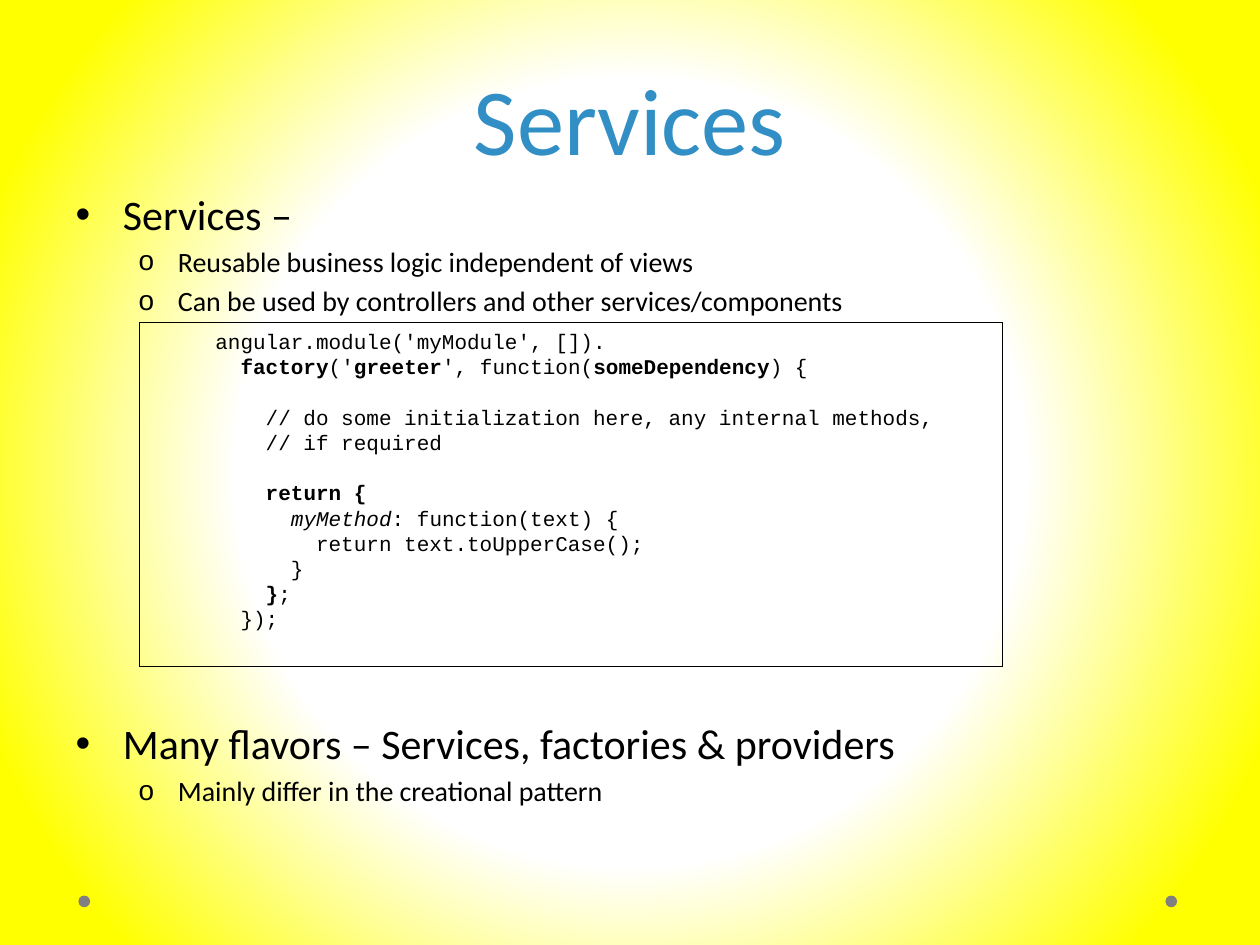
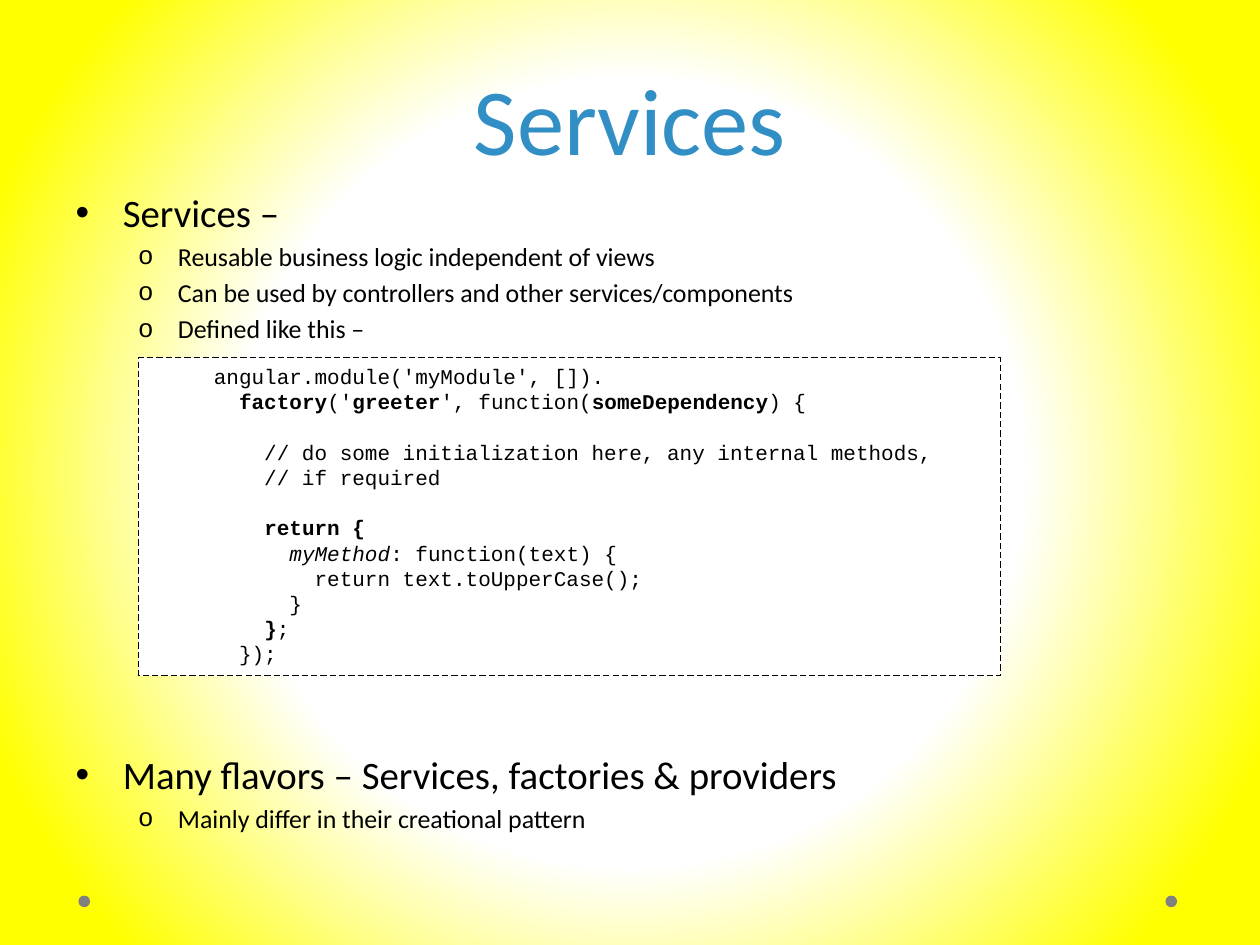
Before and after one commit to murtazahaveliwala/technext-angularjs-demo, a slide deck: slide 15 of Introduction to AngularJs.pptx. Drawn at 1260x945 pixels with LibreOffice and Linux fonts; fonts in the diff are those of the drawing. Boxes give left, top, right and bottom in pixels: in the first picture for what was removed or moved away, otherwise in the second. Text is boxed around its words. In the diff, an @@ line names an element or a change of style, - is before the commit and + after.

Commit message:
Fixed typos, grammer in DI slide

```diff
--- a/Introduction to AngularJs.pptx
+++ b/Introduction to AngularJs.pptx
@@ text at [123, 194, 837, 796]: size 24 to 22.2 pt in "Services –", "Many flavors – Services, factories & providers"; size 16 to 14.8 pt in "Reusable business logic independent of views", "Can be used by controllers and other ..." @@
@@ text at [178, 317, 345, 345]: paragraph added @@
+  o Defined like this –
@@ rectangle "angular.module('myModule', []).": place and size @@
-rectangle "angular.module('myModule', [])." at [140, 323, 1002, 667]
+rectangle "angular.module('myModule', [])." at [139, 358, 1000, 675]
@@ rectangle "angular.module('myModule', [])." at [139, 358, 1000, 675]: fill none to #FFFFFF; outline #000000 0.75 pt to #000000 0.75 pt dashed @@
@@ text at [178, 810, 585, 833]: text changed; size 16 to 14.8 pt @@
-  o Mainly differ in the creational pattern
+  o Mainly differ in their creational pattern
```
Also in this commit, not shown: 5 other slides changed.
